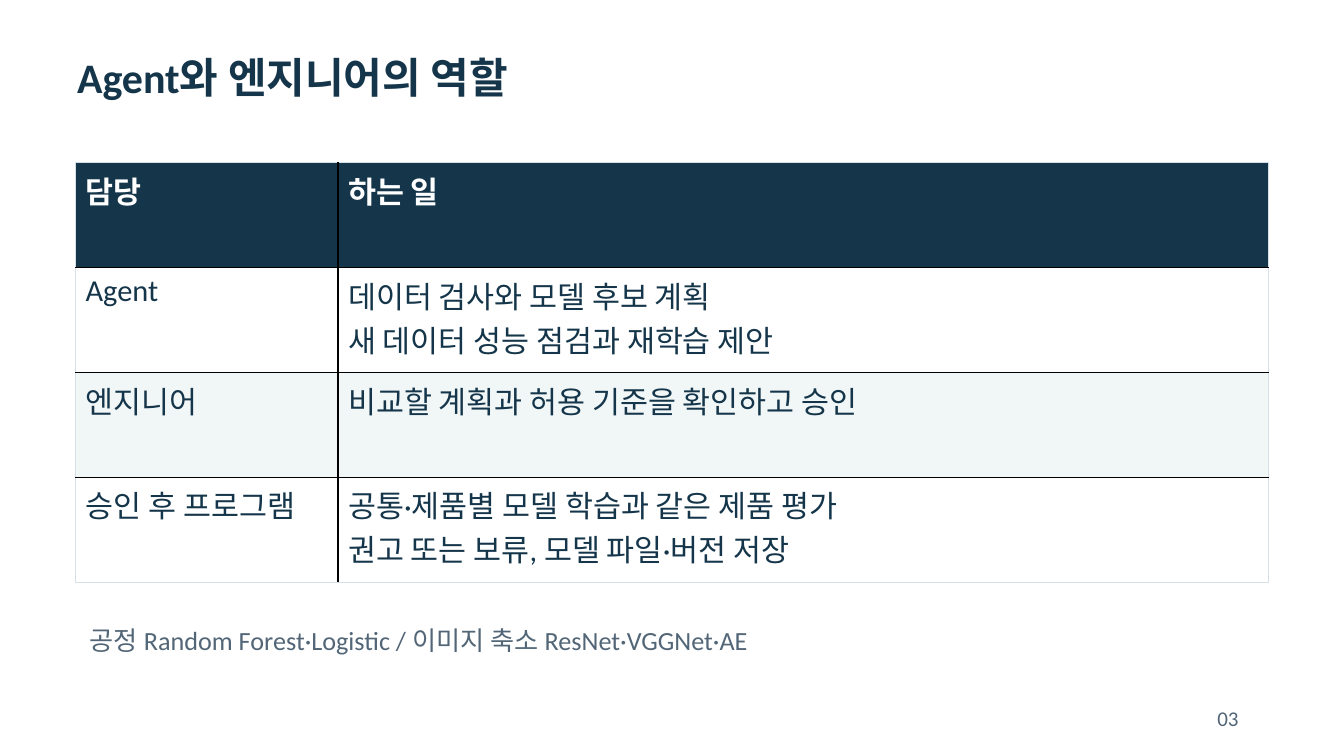
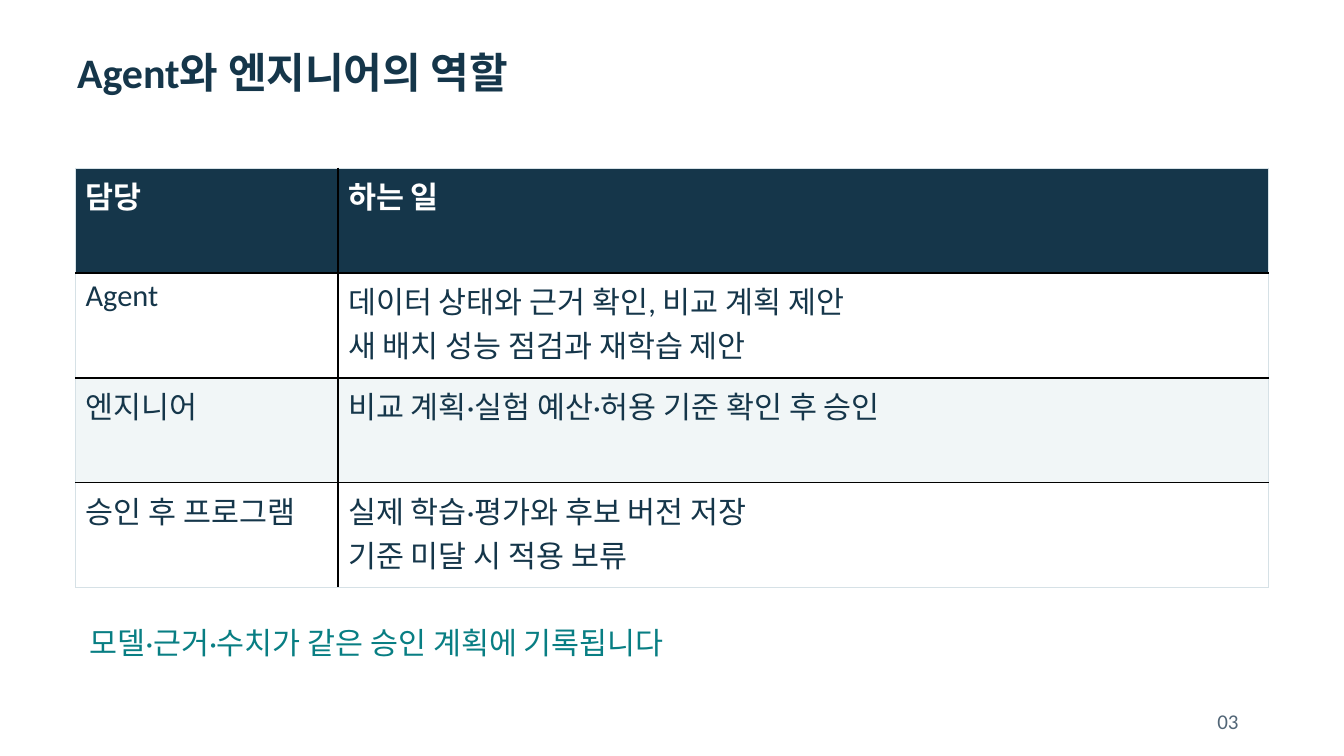
Before and after one commit to dragonchan95/Semiconductor-AI-Agent, a slide deck: slide 3 of docs/G045_Semiconductor_Agent.pptx. Drawn at 1344x756 pixels with LibreOffice and Linux fonts; fonts in the diff are those of the drawing. Boxes give left, top, right and bottom in pixels: in the first picture for what was removed or moved away, otherwise in the second. Text is boxed around its words. In the diff, an @@ line names an element or a change of style, - is before the commit and + after.

```diff
--- a/docs/G045_Semiconductor_Agent.pptx
+++ b/docs/G045_Semiconductor_Agent.pptx
@@ text "Agent와 엔지니어의 역할": place and size @@
-text "Agent와 엔지니어의 역할" at bbox=[77, 57, 508, 100]
+text "Agent와 엔지니어의 역할" at bbox=[77, 52, 508, 95]
@@ table at bbox=[76, 168, 1268, 589] @@
-row 2, column 2: 데이터 검사와 모델 후보 계획 / 새 데이터 성능 점검과 재학습 제안
+row 2, column 2: 데이터 상태와 근거 확인, 비교 계획 제안 / 새 배치 성능 점검과 재학습 제안
-row 3, column 2: 비교할 계획과 허용 기준을 확인하고 승인
+row 3, column 2: 비교 계획·실험 예산·허용 기준 확인 후 승인
-row 4, column 2: 공통·제품별 모델 학습과 같은 제품 평가 / 권고 또는 보류, 모델 파일·버전 저장
+row 4, column 2: 실제 학습·평가와 후보 버전 저장 / 기준 미달 시 적용 보류
@@ table: place and size @@
-table at bbox=[76, 162, 1268, 583]
+table at bbox=[76, 168, 1268, 589]
@@ text at bbox=[90, 628, 664, 657]: text changed; size 18.8 to 21.8 pt; text colour #526677 to #087E83 @@
-공정 Random Forest·Logistic / 이미지 축소 ResNet·VGGNet·AE
+모델·근거·수치가 같은 승인 계획에 기록됩니다
```
Also in this commit, not shown: 8 other slides changed, 5 slides added, 2 slides removed, 40 other files.
